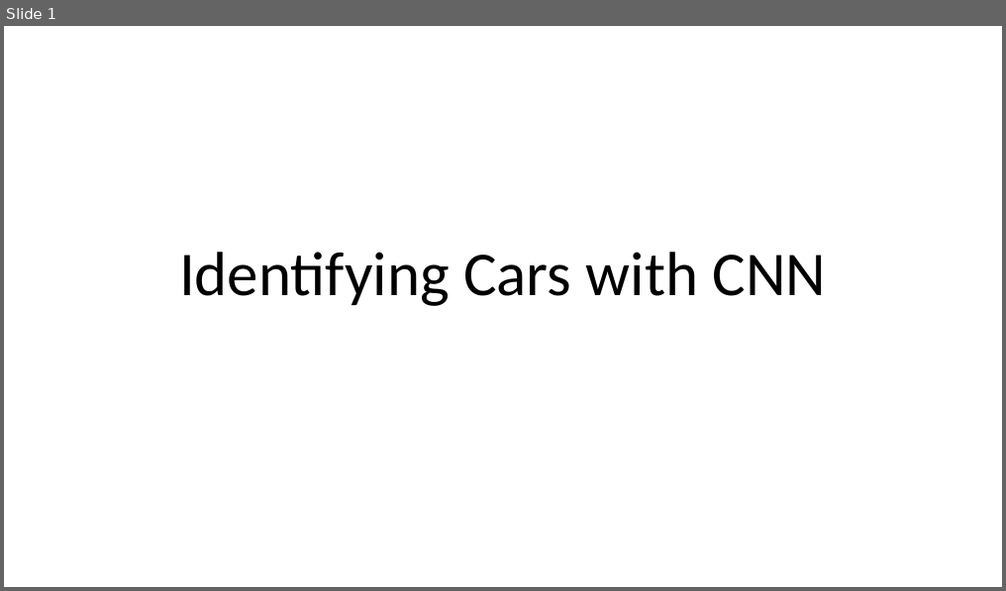
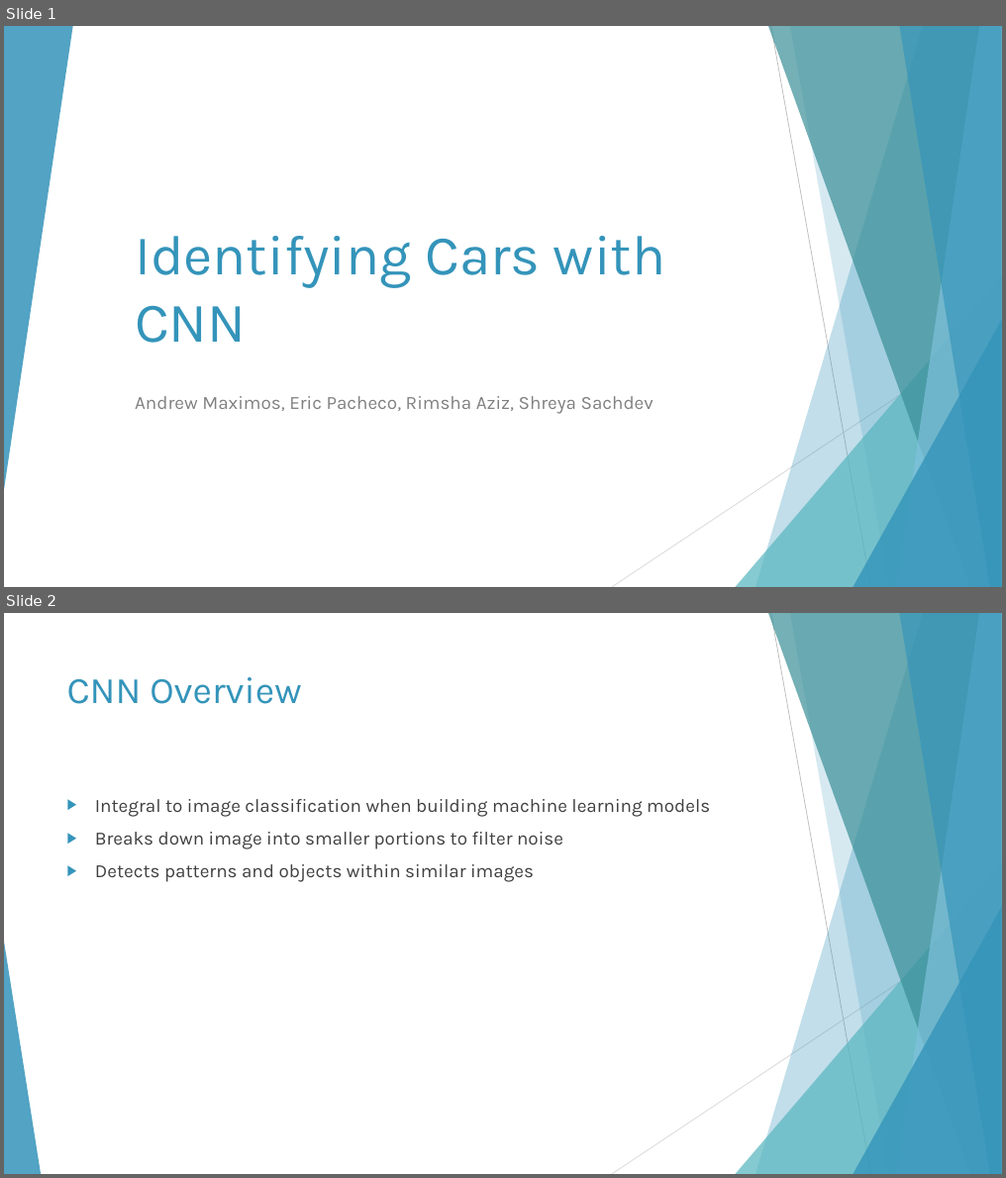
Before and after one commit to shreyasachdev/Project_4, a slide deck: Final Project.pptx. Shown one above the other, each under a label of ours: slide 1 before the commit, slides 1 and 2 after it. The pictures are 1006x591 and 1006x1178 pixels, drawn with LibreOffice and Linux fonts; fonts in the diff are those of the drawing. Boxes give left, top, right and bottom in pixels: in the first picture for what was removed or moved away, otherwise in the second. Text is boxed around its words. In the diff, an @@ line names an element or a change of style, - is before the commit and + after.

```diff
--- a/Final Project.pptx
+++ b/Final Project.pptx
@@ slide 2 added at (4,613,1002,1174), background #FFFFFF; not listed: 9 template elements that a slide beside it also shows @@
@@ title added at (67,677,301,704), 36 pt, text #3494BA @@
+CNN Overview
@@ text added at (95,799,710,882), 18 pt, text #404040 @@
+▶ Integral to image classification when building machine learning models
+▶ Breaks down image into smaller portions to filter noise
+▶ Detects patterns and objects within similar images
@@ triangle added at (4,942,41,1174), fill #3494BA at 85% opacity @@
@@ slide 1 changed as well @@
@@ group added at (4,26,1002,587): 5 freeform shapes, 3 triangles, 2 lines @@
@@ title "Identifying Cars with CNN": place and size @@
-title "Identifying Cars with CNN" at (179,252,827,306)
+title "Identifying Cars with CNN" at (135,236,665,343)
@@ title "Identifying Cars with CNN" at (135,236,665,343): size 60 to 54 pt, font Calibri to Karla, text colour #000000 to #3494BA; alignment centre to left; line spacing 0.9 to 1 @@
@@ subtitle added at (135,396,653,414), 18 pt, text #808080 @@
+Andrew Maximos, Eric Pacheco, Rimsha Aziz, Shreya Sachdev
```
Also in this commit, not shown: 3 other slides changed, 3 other slides added, 3 other files.
